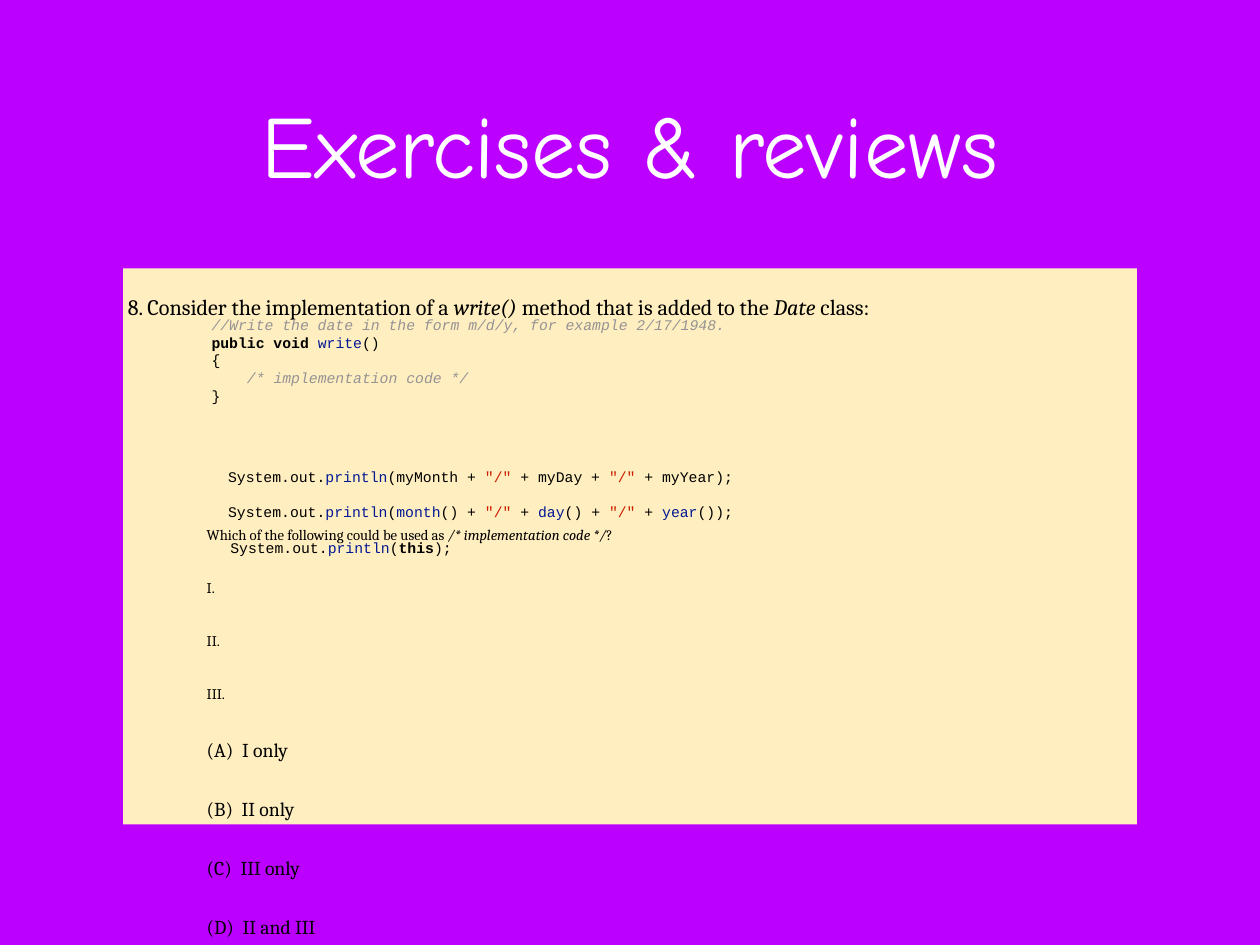
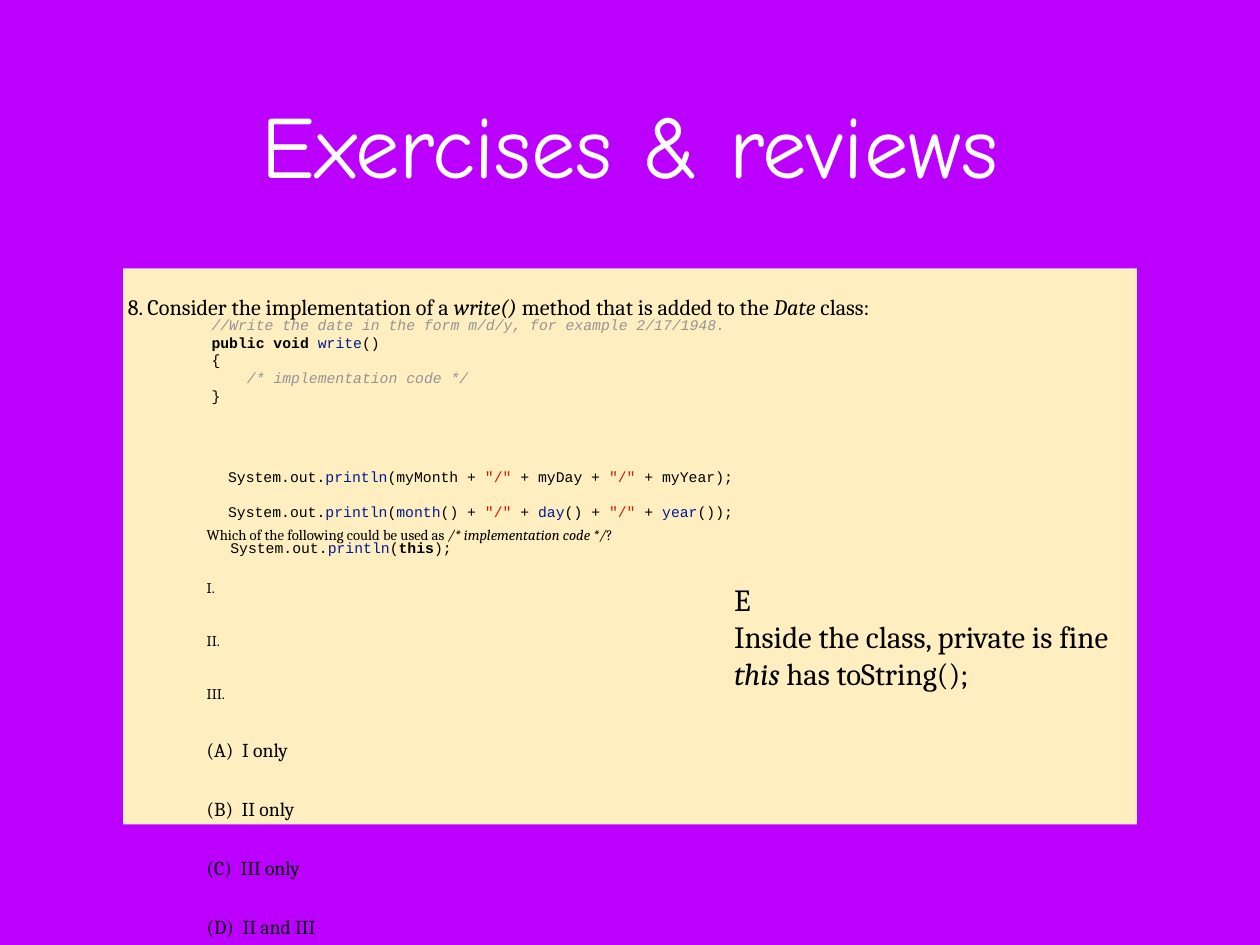
Before and after one commit to difficultcho/AP-A-2018.01.27--, a slide deck: slide 135 of AP计算机A-2018.01.27-张淼.pptx (slide 134 before the commit). Drawn at 1260x945 pixels with LibreOffice and Linux fonts; fonts in the diff are those of the drawing; background and template pictures are left out. Boxes give left, top, right and bottom in pixels: in the first picture for what was removed or moved away, otherwise in the second. Text is boxed around its words. In the diff, an @@ line names an element or a change of style, - is before the commit and + after.

```diff
--- a/AP计算机A-2018.01.27-张淼.pptx
+++ b/AP计算机A-2018.01.27-张淼.pptx
@@ text added at [734, 590, 1108, 692], 25 pt, text #000000 @@
+E
+Inside the class, private is fine
+this has toString();
```
Also in this commit, not shown: 25 other slides changed, 1 slide added.
